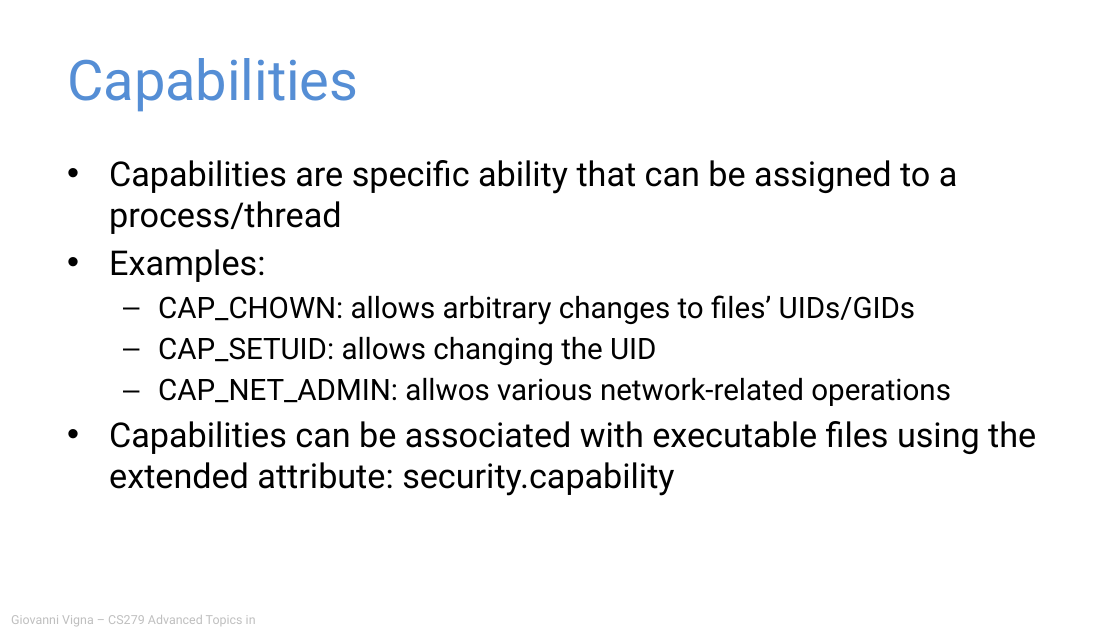
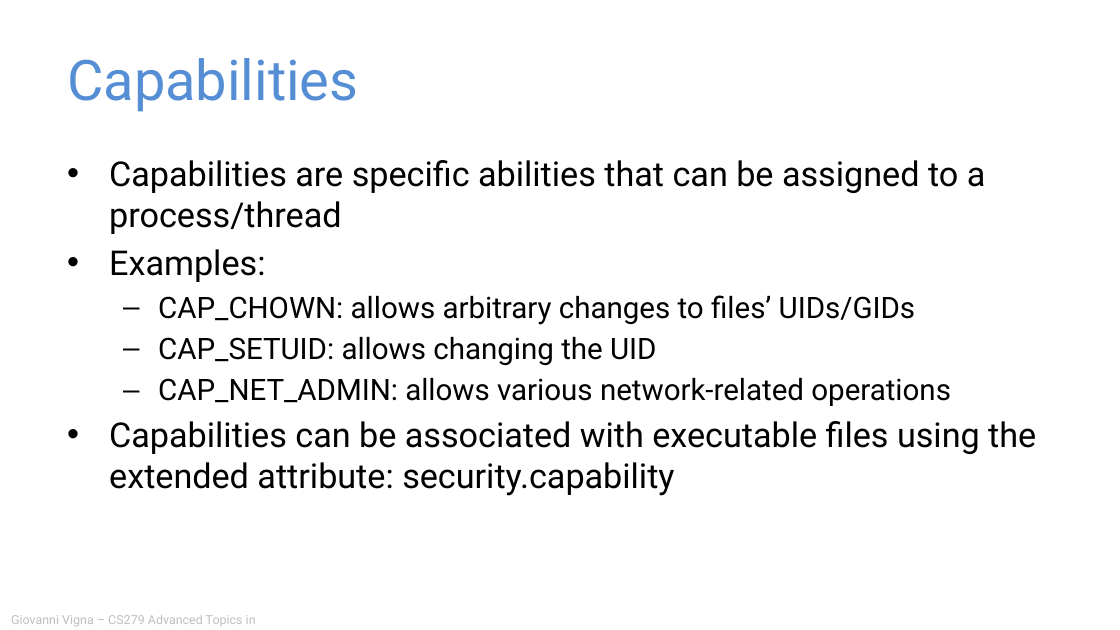
Before and after one commit to giovannivigna/CS279-Fall2024, a slide deck: slide 25 of materials/05_Vulnerability_Patterns/Application Security.pptx (slide 24 before the commit). Drawn at 1120x630 pixels with LibreOffice and Linux fonts; fonts in the diff are those of the drawing. Boxes give left, top, right and bottom in pixels: in the first picture for what was removed or moved away, otherwise in the second. Text is boxed around its words. In the diff, an @@ line names an element or a change of style, - is before the commit and + after.

```diff
--- a/materials/05_Vulnerability_Patterns/Application Security.pptx
+++ b/materials/05_Vulnerability_Patterns/Application Security.pptx
@@ text at (109,160,986,234): text changed @@
-• Capabilities are specific ability that can be assigned to a process/thread
+• Capabilities are specific abilities that can be assigned to a process/thread
@@ text at (158,378,951,406): text changed @@
-  – CAP_NET_ADMIN: allwos various network-related operations
+  – CAP_NET_ADMIN: allows various network-related operations
```
Also in this commit, not shown: 21 other slides changed, 8 slides added, 7 slides removed, 1 other file.
